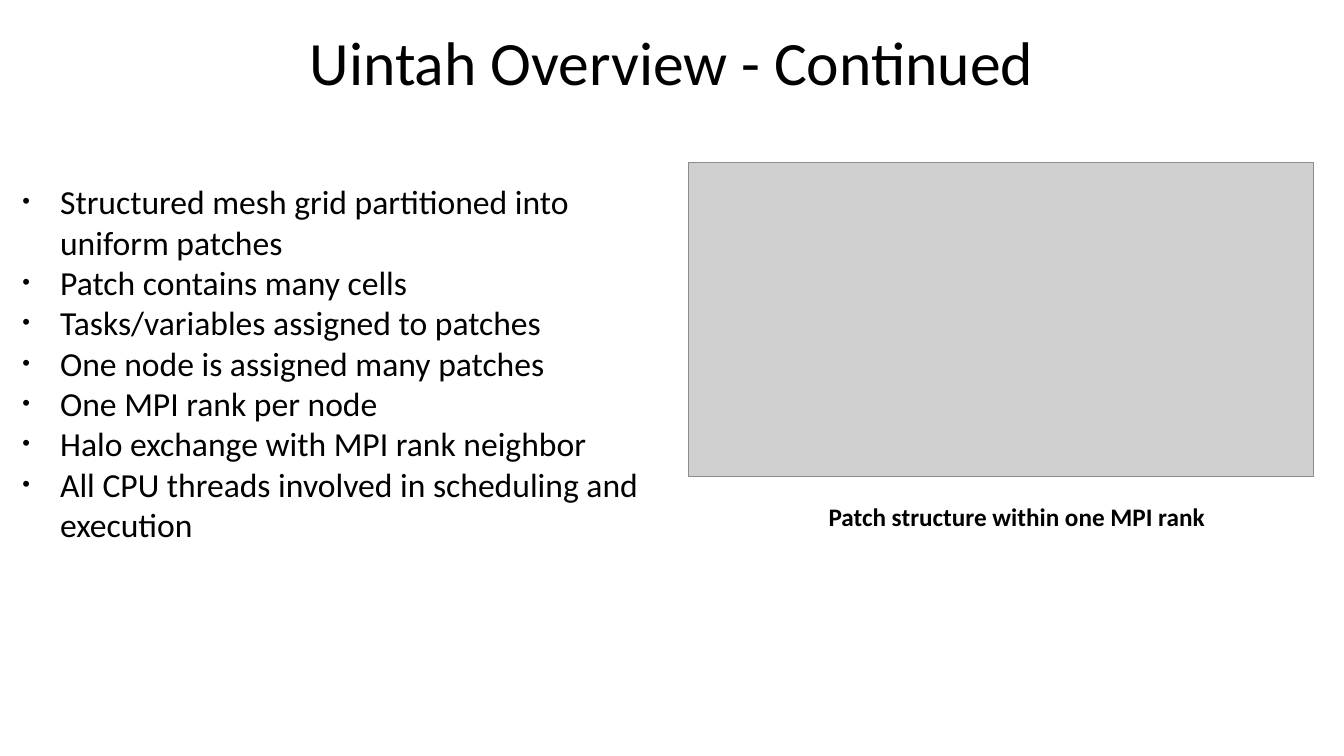
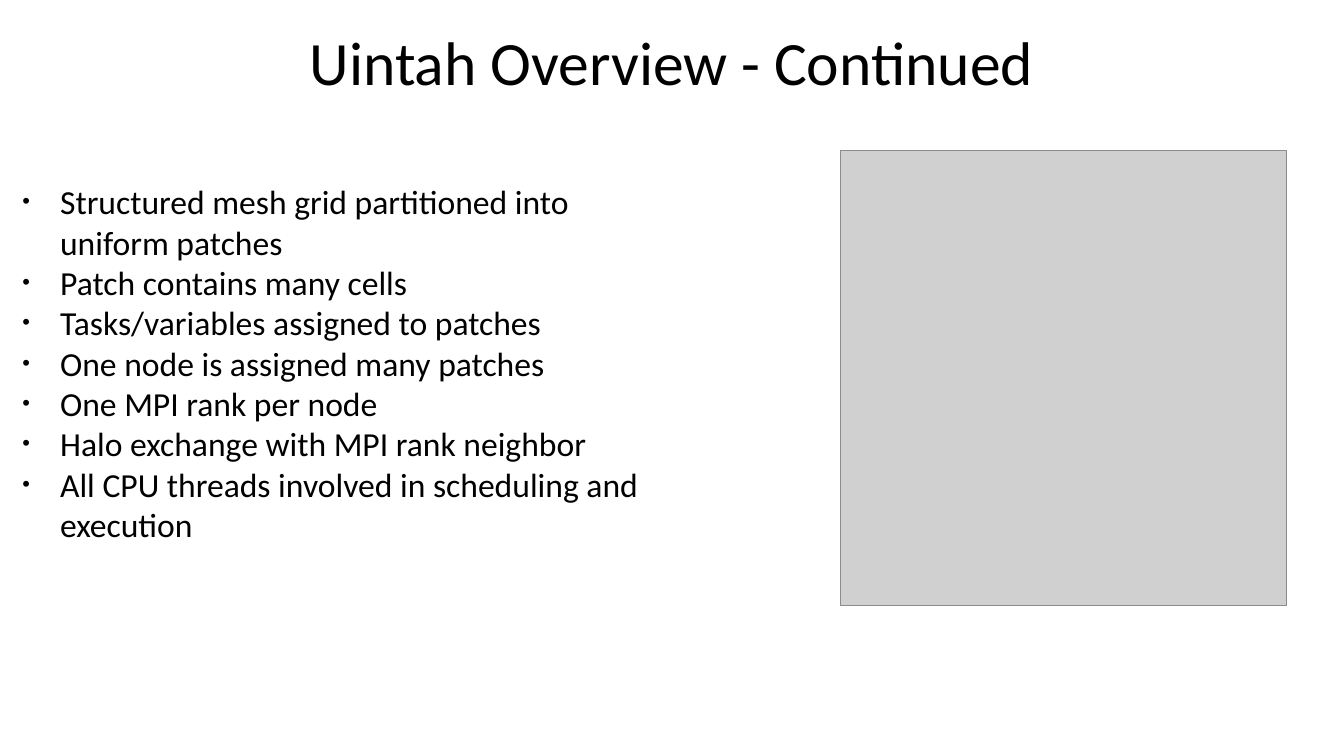
Before and after one commit to bradleypeterson/proposal, a slide deck: slide 43 of slides/Portable and Performant GPU_dec1.pptx (slide 3 before the commit). Drawn at 1344x756 pixels with LibreOffice and Linux fonts; fonts in the diff are those of the drawing; grey boxes stand for pictures. Boxes give left, top, right and bottom in pixels: in the first picture for what was removed or moved away, otherwise in the second. Text is boxed around its words. In the diff, an @@ line names an element or a change of style, - is before the commit and + after.

```diff
--- a/slides/Portable and Performant GPU_dec1.pptx
+++ b/slides/Portable and Performant GPU_dec1.pptx
@@ picture: place and size @@
-picture at <box>690,162,1315,477</box>
+picture at <box>841,150,1288,606</box>
@@ text removed at <box>829,508,1204,527</box> @@
-Patch structure within one MPI rank
```
Also in this commit, not shown: 15 other slides changed, 18 slides added, 6 slides removed, 2 other files.
